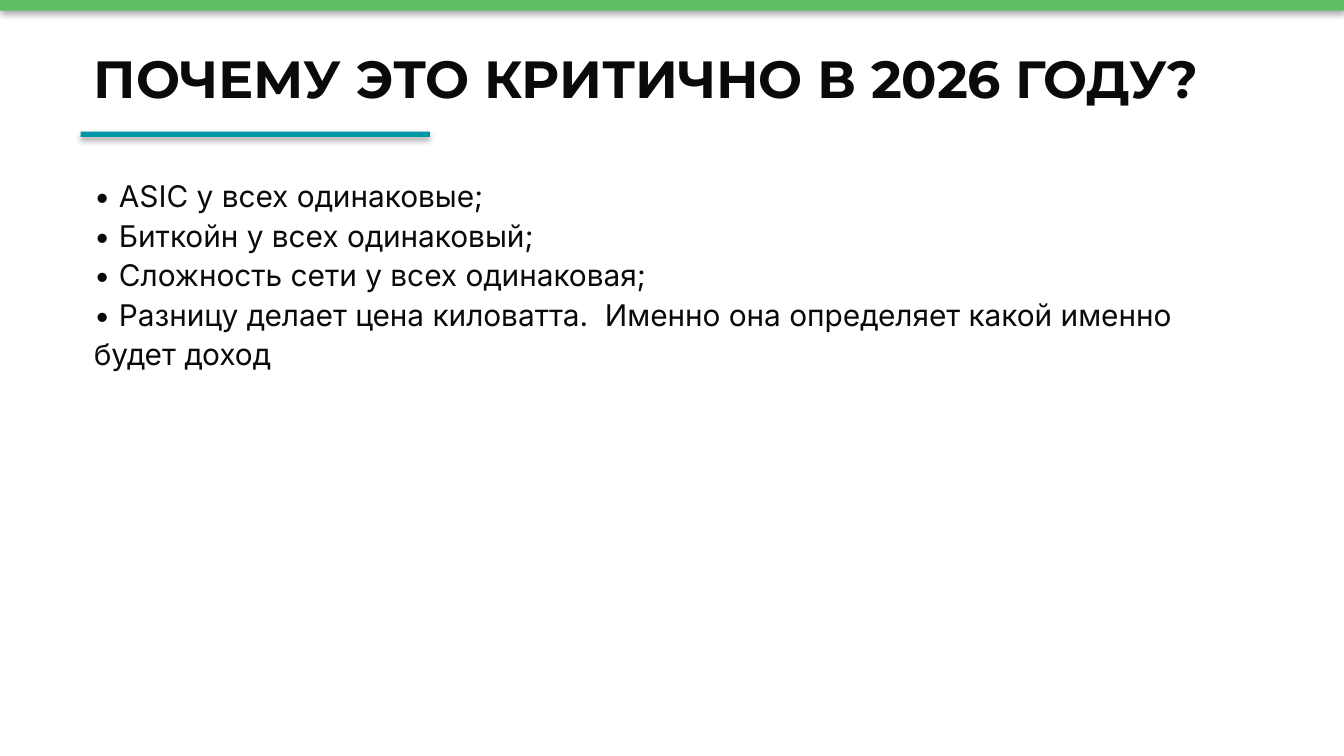
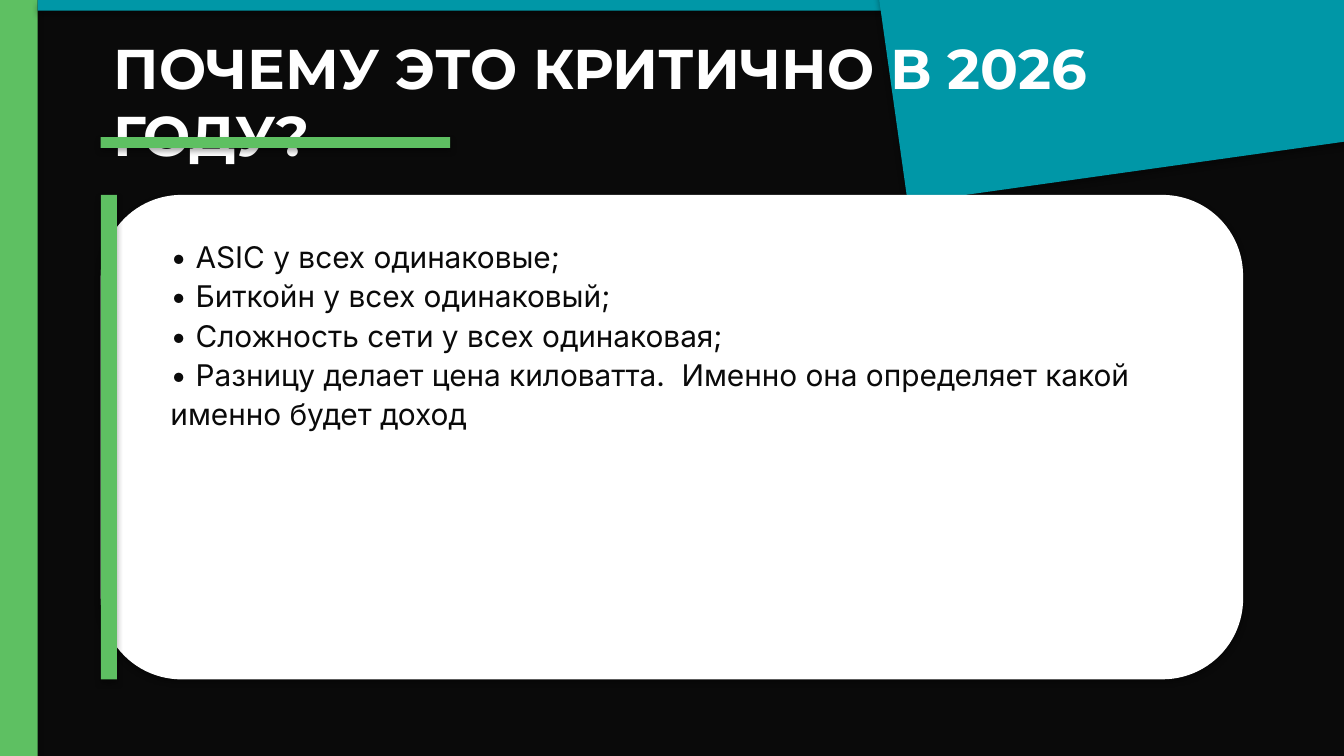
Before and after one commit to Machibo/remote, a slide deck: slide 17 of output/redesign.pptx. Drawn at 1344x756 pixels with LibreOffice and Linux fonts; fonts in the diff are those of the drawing. Boxes give left, top, right and bottom in pixels: in the first picture for what was removed or moved away, otherwise in the second. Text is boxed around its words. In the diff, an @@ line names an element or a change of style, - is before the commit and + after.

```diff
--- a/output/redesign.pptx
+++ b/output/redesign.pptx
@@ rectangle added at bbox=[0, 0, 1344, 755], fill #0A0A0A @@
@@ rectangle added at bbox=[0, 0, 38, 755], fill #5EC062 @@
@@ rectangle: place and size @@
-rectangle at bbox=[0, 0, 1344, 11]
+rectangle at bbox=[38, 0, 1344, 11]
@@ rectangle at bbox=[38, 0, 1344, 11]: fill #5EC062 to #0097A7 @@
@@ text "ПОЧЕМУ ЭТО КРИТИЧНО В 2026 ...": place and size @@
-text "ПОЧЕМУ ЭТО КРИТИЧНО В 2026 ..." at bbox=[94, 60, 1198, 106]
+text "ПОЧЕМУ ЭТО КРИТИЧНО В 2026 ..." at bbox=[114, 49, 1088, 164]
@@ text "ПОЧЕМУ ЭТО КРИТИЧНО В 2026 ..." at bbox=[114, 49, 1088, 164]: size 28 to 30 pt, text colour #0A0A0A to #FFFFFF; line spacing 1.1 to 1 @@
@@ rectangle added at bbox=[872, 0, 1344, 203], fill #0097A7 @@
@@ rectangle: place and size @@
-rectangle at bbox=[81, 132, 430, 137]
+rectangle at bbox=[101, 137, 450, 148]
@@ rectangle at bbox=[101, 137, 450, 148]: fill #0097A7 to #5EC062 @@
@@ rounded rectangle added at bbox=[101, 195, 1243, 679], fill #FFFFFF @@
@@ rectangle added at bbox=[101, 195, 117, 679], fill #5EC062 @@
@@ text "• ASIC у всех одинаковые;" rewrapped from bbox=[94, 185, 1172, 371] to bbox=[170, 246, 1129, 432] @@
```
Also in this commit, not shown: 19 other slides changed, 1 other file.
